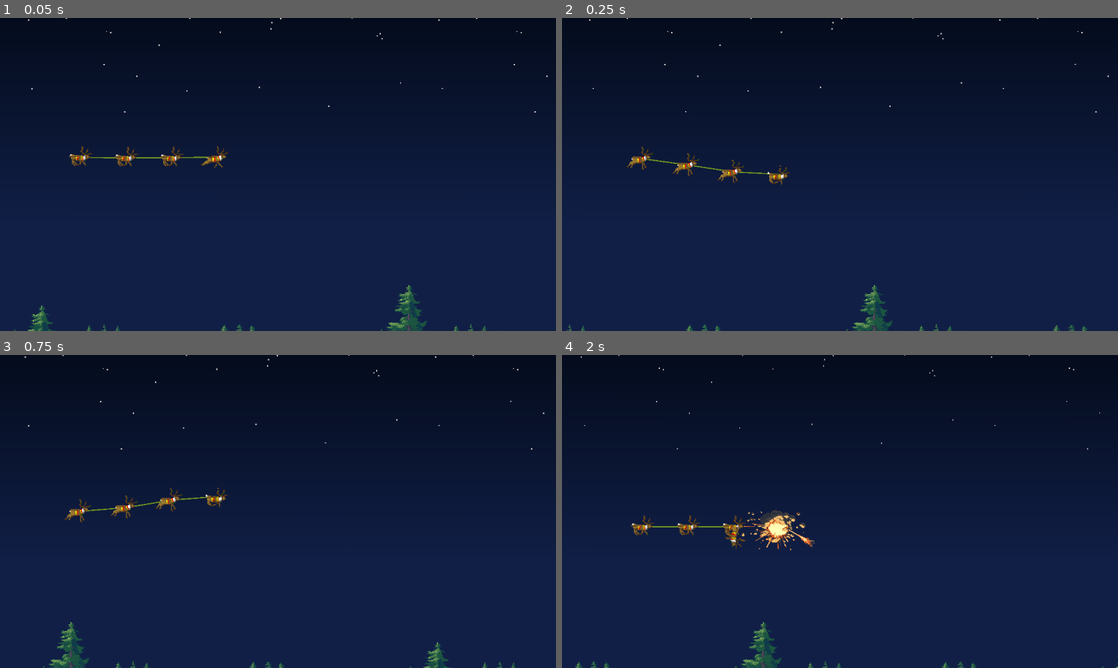
Above: before the commit, frames 1-4 (two rows, left to right).
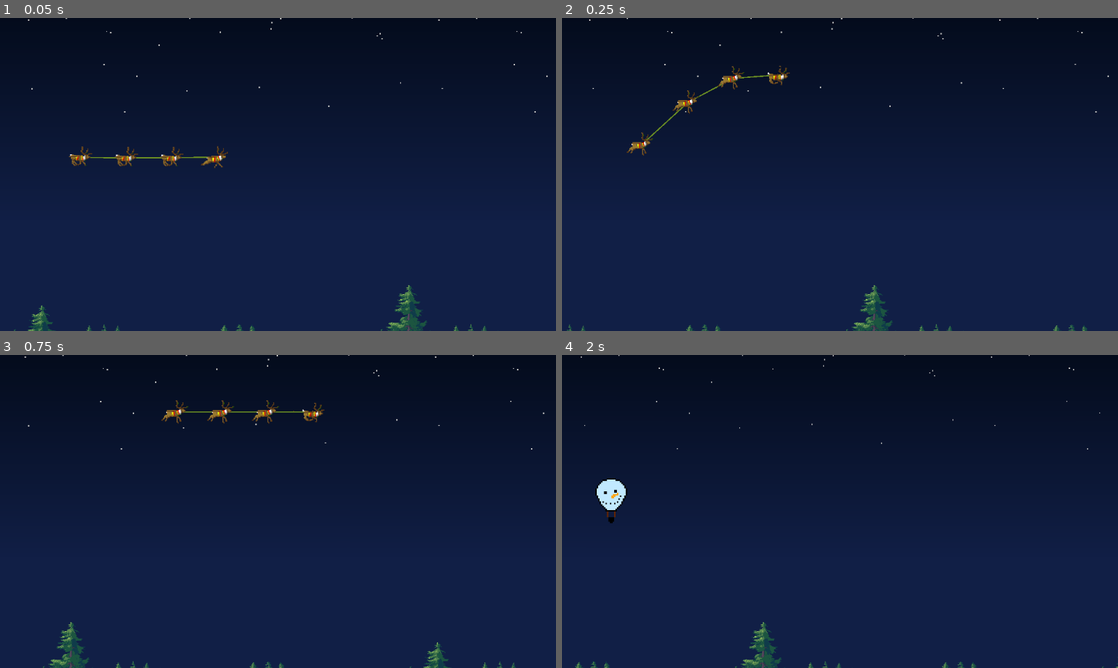
Above: after the commit, the same moments.

Repository: lohchness/santa-claus
Game: Godot game, scene res://level/level.tscn
Two runs of this game, one before a commit and one after it. Both use one fixed random seed, a clock stepped at 60 frames per second and the inputs below.
Inputs (mouse positions are in pixels of both pictures, inside the frame that each line leads up to):
- Up to frame 1 (0.05 s): no input
- Up to frame 2 (0.25 s): no input
- Up to frame 3 (0.75 s): move the mouse to (400, 495) at 0.52 s; hold Right (right) from 0.53 s (still down)
- Up to frame 4 (2 s): move the mouse to (728, 527) at 1.27 s; release Right (right) at 1.28 s; hold Down (down) from 1.28 s (still down)

Frame 1 is identical in both runs. In frame 2, 1.0% of the frame differs, in the area x 11-41%, y 15-54%; in frame 3, 1.0%; in frame 4, 1.6%, in the area x 6-46%, y 39-63%.

Commit message:
feat: switch to arrow keys. lead reindeer position no longer on delay

Diff:
--- a/characters/santa.gd
+++ b/characters/santa.gd
@@ -12,8 +12,15 @@
 func _ready() -> void:
 	mouse_points = []
 
+
 func _physics_process(delta: float) -> void:
-	var mouseY = get_global_mouse_position().y
+	var dir = Input.get_vector("left", "right", "up", "down")
+	velocity = dir * 1000
+	velocity.y *= 1.5
+	move_and_slide()
+
+	#var mouseY = get_global_mouse_position().y
+	var mouseY = global_position.y
 	mouse_points.append(mouseY)
 
 	if len(mouse_points) < int(FRAMES*delay_ms):
@@ -21,7 +28,8 @@
 
 	var delayed_position = mouse_points.pop_front()
 
-	reindeer_array[0].global_position.y = lerp(reindeer_array[0].global_position.y, delayed_position, .3)
+	reindeer_array[0].global_position.y = global_position.y
+	#reindeer_array[0].global_position.y = lerp(reindeer_array[0].global_position.y, delayed_position, .6)
 	for i in range(1, len(reindeer_array)):
 		reindeer_array[i].global_position.y = lerp(
 			reindeer_array[i].global_position.y,
@@ -30,6 +38,7 @@
 		)
 
 	queue_redraw()
+
 
 
 func _draw() -> void:
